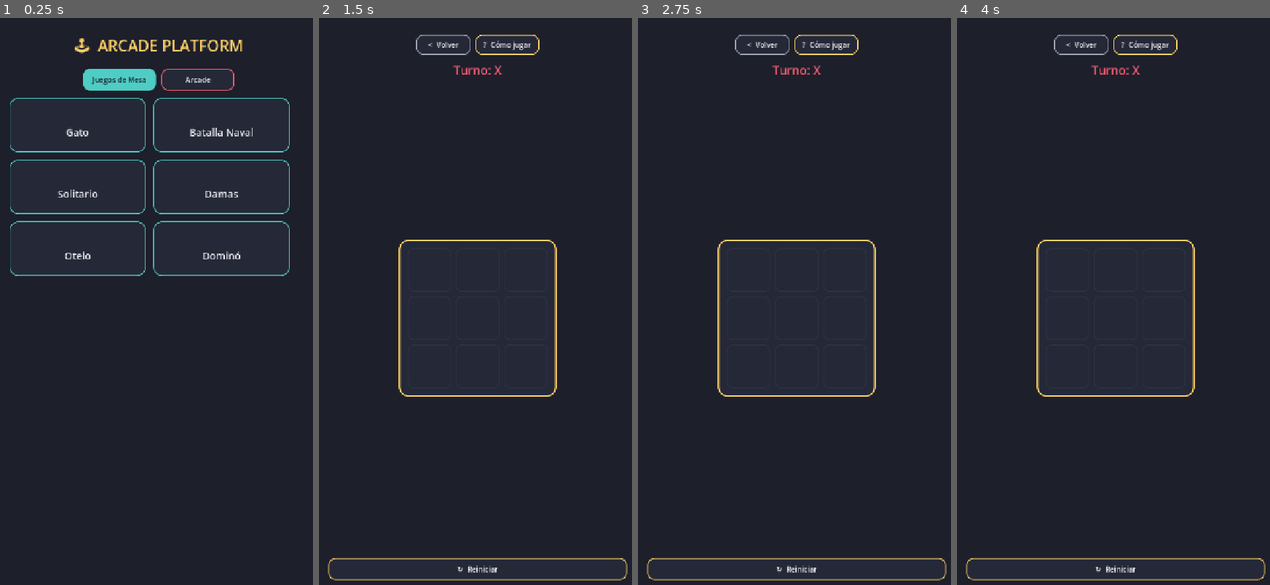
Above: before the commit, frames 1-4 (left to right).
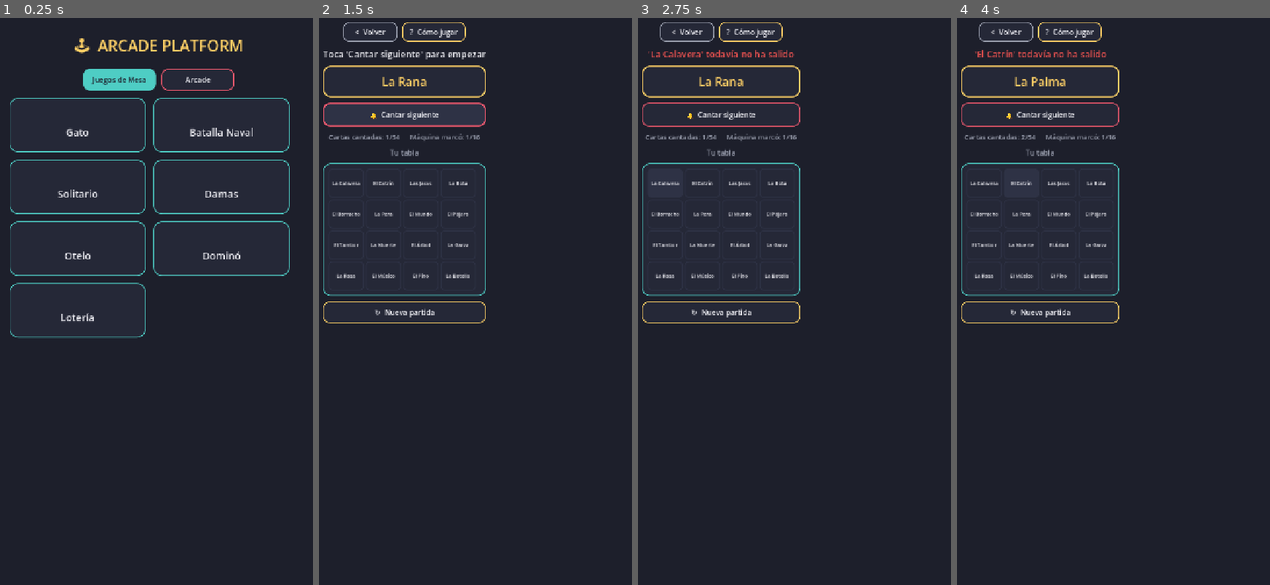
Above: after the commit, the same moments.

Repository: jfrodriguezva/Arcade
Game: Godot game, scene res://core/scenes/hub.tscn
Same seed, same stepped clock (60 frames per second), same inputs: the game is played once before the commit and once after it.
Inputs (mouse positions are in pixels of both pictures, inside the frame that each line leads up to):
- Up to frame 1 (0.25 s): no input
- Up to frame 2 (1.5 s): click (397, 312) at 0.5 s, where only the run after the commit has a clickable "Lotería"; click (403, 114) at 1.25 s, where only the run after the commit has a clickable "🔔 Cantar siguiente"
- Up to frame 3 (2.75 s): click (666, 182) at 2 s, where only the run after the commit has a clickable "La Calavera"
- Up to frame 4 (4 s): click (1041, 114) at 2.75 s, where only the run after the commit has a clickable "🔔 Cantar siguiente"; click (1022, 182) at 3.5 s, where only the run after the commit has a clickable "El Catrín"

The runs differ from the first frame. In frame 1, 0.4% of the frame differs, in the area x 3-47%, y 46-57%; in frame 2, 7.6%, in the area x 1-99%, y 0-100%; in frame 3, 6.3%; in frame 4, 6.3%.

Commit message:
Loteria Mexicana
Tabla de 16 cartas para cada jugador (mazo clasico de 54 nombres),
mazo cantado uno a uno, marca manual del jugador y automatica de
la maquina. Gana quien complete primero una linea de 4 (fila,
columna o diagonal); empate si se agota el mazo sin linea.

Co-Authored-By: Claude Sonnet 5 <noreply@anthropic.com>

Diff:
--- a/core/autoload/game_manager.gd
+++ b/core/autoload/game_manager.gd
@@ -46,6 +46,13 @@
 		"scene": "res://games/board/domino/domino.tscn",
 		"enabled": true,
 	},
+	{
+		"id": "loteria",
+		"title": "Lotería",
+		"category": "mesa",
+		"scene": "res://games/board/loteria/loteria.tscn",
+		"enabled": true,
+	},
 ]
 
 var current_game_id: String = ""
--- /dev/null
+++ b/games/board/loteria/loteria.gd
@@ -0,0 +1,273 @@
+extends Control
+## Lotería Mexicana contra la máquina. Ambos reciben una tabla de 16
+## cartas; el mazo (54 cartas clásicas) se canta una por una y hay que
+## marcar tu tabla a tiempo. Gana quien complete primero una línea
+## (fila, columna o diagonal).
+
+const GAME_ID := "loteria"
+
+const DECK := [
+	"El Gallo", "El Diablito", "La Dama", "El Catrín", "El Paraguas",
+	"La Sirena", "La Escalera", "La Botella", "El Barril", "El Árbol",
+	"El Melón", "El Valiente", "El Gorrito", "La Muerte", "La Pera",
+	"La Bandera", "El Bandolón", "El Violoncello", "La Garza", "El Pájaro",
+	"La Mano", "La Bota", "La Luna", "El Cotorro", "El Borracho",
+	"El Negrito", "El Corazón", "La Sandía", "El Tambor", "El Camarón",
+	"Las Jaras", "El Músico", "La Araña", "El Soldado", "La Estrella",
+	"El Cazo", "El Mundo", "El Apache", "El Nopal", "El Alacrán",
+	"La Rosa", "La Calavera", "La Campana", "El Cantarito", "El Venado",
+	"El Sol", "La Corona", "La Chalupa", "El Pino", "El Pescado",
+	"La Palma", "La Maceta", "El Arpa", "La Rana",
+]
+
+const HELP_TEXT := "Tú y la máquina reciben una tabla de 16 cartas cada uno, tomadas al azar del mazo de 54.
+
+- Toca 'Cantar siguiente' para revelar la próxima carta del mazo.
+- Si esa carta está en tu tabla, tócala para marcarla (la máquina se marca sola).
+- Gana quien complete primero una línea de 4: fila, columna o diagonal.
+
+Si el mazo se acaba sin que nadie complete línea, es un empate."
+
+var call_order: Array = []
+var call_index: int = 0
+var called_set: Dictionary = {}
+var current_call: String = ""
+
+var player_board: Array = []
+var player_marked: Array = []
+var bot_board: Array = []
+var bot_marked: Array = []
+var game_over: bool = false
+
+var status_label: Label
+var call_label: Label
+var info_label: Label
+var call_btn: Button
+var board_buttons: Array = []
+
+
+func _ready() -> void:
+	_build_ui()
+	_new_game()
+
+
+func _build_ui() -> void:
+	UIKit.apply_background(self)
+
+	var scroll := ScrollContainer.new()
+	scroll.set_anchors_preset(Control.PRESET_FULL_RECT)
+	add_child(scroll)
+
+	var margin := MarginContainer.new()
+	for side: String in ["margin_left", "margin_right", "margin_top", "margin_bottom"]:
+		margin.add_theme_constant_override(side, 20)
+	scroll.add_child(margin)
+
+	var vbox := VBoxContainer.new()
+	vbox.alignment = BoxContainer.ALIGNMENT_CENTER
+	vbox.add_theme_constant_override("separation", 12)
+	margin.add_child(vbox)
+
+	UIKit.build_toolbar(vbox, self, "Lotería", HELP_TEXT)
+
+	status_label = UIKit.title_label("", 20, UIKit.COLOR_TEXT)
+	vbox.add_child(status_label)
+
+	var call_panel := PanelContainer.new()
+	call_panel.add_theme_stylebox_override("panel", UIKit.stylebox(UIKit.COLOR_PANEL, UIKit.COLOR_ACCENT_3, 16, 3))
+	vbox.add_child(call_panel)
+	var call_margin := MarginContainer.new()
+	for side: String in ["margin_left", "margin_right", "margin_top", "margin_bottom"]:
+		call_margin.add_theme_constant_override(side, 14)
+	call_panel.add_child(call_margin)
+	call_label = UIKit.title_label("—", 26, UIKit.COLOR_ACCENT_3)
+	call_margin.add_child(call_label)
+
+	call_btn = Button.new()
+	call_btn.text = "🔔  Cantar siguiente"
+	call_btn.custom_minimum_size = Vector2(220, 52)
+	UIKit.style_button(call_btn, UIKit.COLOR_ACCENT)
+	call_btn.pressed.connect(_on_call_pressed)
+	vbox.add_child(call_btn)
+
+	info_label = UIKit.title_label("", 15, UIKit.COLOR_TEXT_DIM)
+	vbox.add_child(info_label)
+
+	vbox.add_child(UIKit.title_label("Tu tabla", 16, UIKit.COLOR_TEXT_DIM))
+
+	var board_panel := PanelContainer.new()
+	board_panel.add_theme_stylebox_override("panel", UIKit.stylebox(UIKit.COLOR_PANEL, UIKit.COLOR_ACCENT_2, 16, 2))
+	vbox.add_child(board_panel)
+	var board_margin := MarginContainer.new()
+	for side: String in ["margin_left", "margin_right", "margin_top", "margin_bottom"]:
+		board_margin.add_theme_constant_override(side, 10)
+	board_panel.add_child(board_margin)
+
+	var grid := GridContainer.new()
+	grid.columns = 4
+	grid.add_theme_constant_override("h_separation", 4)
+	grid.add_theme_constant_override("v_separation", 4)
+	board_margin.add_child(grid)
+
+	for i in range(16):
+		var btn := Button.new()
+		btn.custom_minimum_size = Vector2(78, 64)
+		btn.add_theme_font_size_override("font_size", 11)
+		btn.autowrap_mode = TextServer.AUTOWRAP_WORD
+		UIKit.style_button(btn, UIKit.COLOR_BG_LIGHT, 8)
+		btn.pressed.connect(_on_card_pressed.bind(i))
+		grid.add_child(btn)
+		board_buttons.append(btn)
+
+	var restart_btn := Button.new()
+	restart_btn.text = "↻  Nueva partida"
+	restart_btn.custom_minimum_size = Vector2(200, 48)
+	UIKit.style_button(restart_btn, UIKit.COLOR_ACCENT_3)
+	restart_btn.pressed.connect(_new_game)
+	vbox.add_child(restart_btn)
+
+
+func _new_game() -> void:
+	call_order = DECK.duplicate()
+	call_order.shuffle()
+	call_index = 0
+	called_set = {}
+	current_call = ""
+	game_over = false
+
+	var shuffled: Array = DECK.duplicate()
+	shuffled.shuffle()
+	player_board = shuffled.slice(0, 16)
+
+	shuffled.shuffle()
+	bot_board = shuffled.slice(0, 16)
+
+	player_marked = []
+	bot_marked = []
+	for i in range(16):
+		player_marked.append(false)
+		bot_marked.append(false)
+
+	status_label.text = "Toca 'Cantar siguiente' para empezar"
+	status_label.add_theme_color_override("font_color", UIKit.COLOR_TEXT)
+	_redraw_all()
+
+
+func _redraw_all() -> void:
+	call_label.text = current_call if current_call != "" else "—"
+	call_btn.disabled = game_over or call_index >= call_order.size()
+
+	var bot_count := 0
+	for m: bool in bot_marked:
+		if m:
+			bot_count += 1
+	info_label.text = "Cartas cantadas: %d/%d      Máquina marcó: %d/16" % [call_index, call_order.size(), bot_count]
+
+	for i in range(16):
+		var btn: Button = board_buttons[i]
+		var name: String = player_board[i]
+		btn.text = name
+		if player_marked[i]:
+			UIKit.style_button(btn, UIKit.COLOR_ACCENT_3, 8)
+			btn.add_theme_color_override("font_color", UIKit.COLOR_BG)
+		elif called_set.has(name):
+			UIKit.style_button(btn, UIKit.COLOR_ACCENT, 8)
+		else:
+			UIKit.style_button(btn, UIKit.COLOR_BG_LIGHT, 8)
+
+
+func _has_line(marked: Array) -> bool:
+	for r in range(4):
+		var row_ok := true
+		for c in range(4):
+			if not marked[r * 4 + c]:
+				row_ok = false
+				break
+		if row_ok:
+			return true
+
+	for c in range(4):
+		var col_ok := true
+		for r in range(4):
+			if not marked[r * 4 + c]:
+				col_ok = false
+				break
+		if col_ok:
+			return true
+
+	var diag1 := true
+	var diag2 := true
+	for i in range(4):
+		if not marked[i * 4 + i]:
+			diag1 = false
+		if not marked[i * 4 + (3 - i)]:
+			diag2 = false
+	return diag1 or diag2
+
+
+func _on_call_pressed() -> void:
+	if game_over or call_index >= call_order.size():
+		return
+
+	current_call = call_order[call_index]
+	call_index += 1
+	called_set[current_call] = true
+
+	for i in range(16):
+		if bot_board[i] == current_call:
+			bot_marked[i] = true
+
+	_redraw_all()
+
+	if _has_line(bot_marked):
+		_end_game(false)
+		return
+
+	if call_index >= call_order.size():
+		status_label.text = "Última carta cantada"
+		status_label.add_theme_color_override("font_color", UIKit.COLOR_TEXT_DIM)
+		if not _has_line(player_marked):
+			_end_game_draw()
+
+
+func _on_card_pressed(i: int) -> void:
+	if game_over:
+		return
+	var name: String = player_board[i]
+	if not called_set.has(name):
+		status_label.text = "'%s' todavía no ha salido" % name
+		status_label.add_theme_color_override("font_color", UIKit.COLOR_DANGER)
+		return
+
+	player_marked[i] = not player_marked[i]
+	_redraw_all()
+
+	if _has_line(player_marked):
+		_end_game(true)
+
+
+func _end_game(player_won: bool) -> void:
+	game_over = true
+	if player_won:
+		status_label.text = "¡Lotería! Completaste la línea primero"
+		status_label.add_theme_color_override("font_color", UIKit.COLOR_ACCENT_3)
+		_record_result("wins")
+	else:
+		status_label.text = "La máquina cantó línea antes que tú"
+		status_label.add_theme_color_override("font_color", UIKit.COLOR_DANGER)
+		_record_result("losses")
+	_redraw_all()
+
+
+func _end_game_draw() -> void:
+	game_over = true
+	status_label.text = "Se acabó el mazo sin línea completa"
+	status_label.add_theme_color_override("font_color", UIKit.COLOR_TEXT_DIM)
+	_record_result("draws")
+	_redraw_all()
+
+
+func _record_result(key: String) -> void:
+	var stats: Dictionary = SaveManager.get_game_data(GAME_ID)
+	stats[key] = stats.get(key, 0) + 1
+	SaveManager.set_game_data(GAME_ID, stats)
--- /dev/null
+++ b/games/board/loteria/loteria.tscn
@@ -0,0 +1,12 @@
+[gd_scene load_steps=2 format=3]
+
+[ext_resource type="Script" path="res://games/board/loteria/loteria.gd" id="1"]
+
+[node name="Loteria" type="Control"]
+layout_mode=3
+anchors_preset=15
+anchor_right=1.0
+anchor_bottom=1.0
+grow_horizontal=2
+grow_vertical=2
+script=ExtResource("1")
Not shown, added: games/board/loteria/loteria.gd.uid
